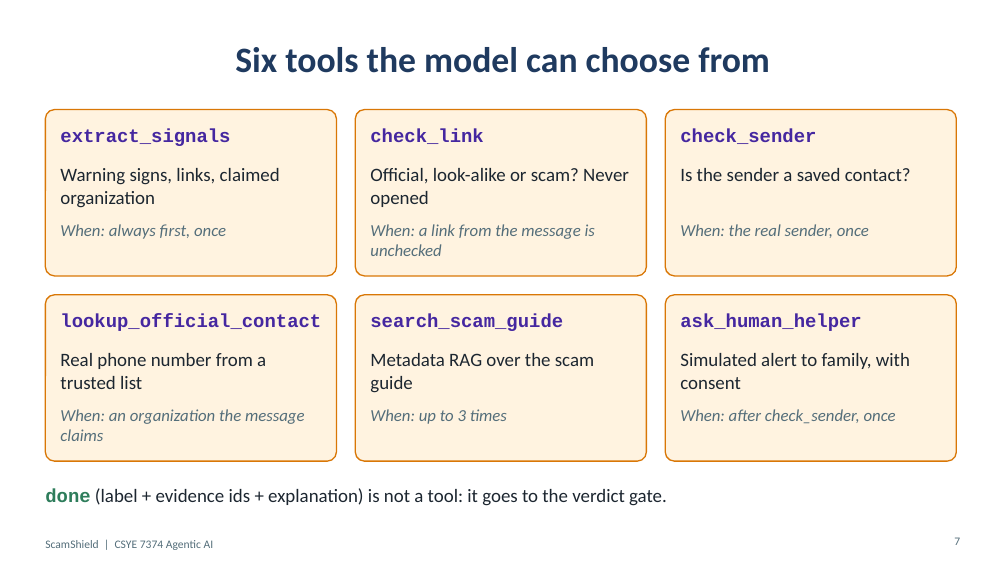
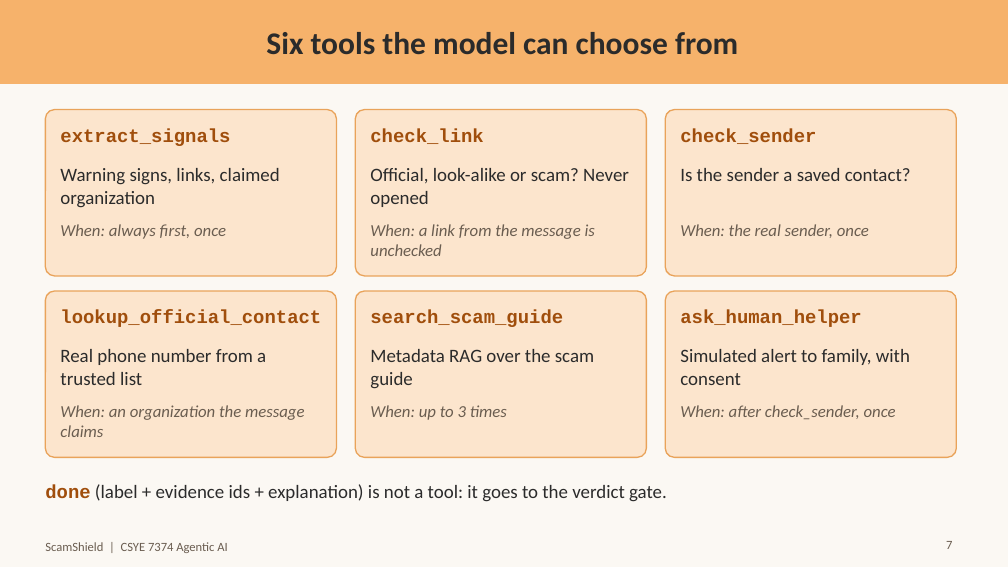
Before and after one commit to ARUNAS95/ScamShield, a slide deck: slide 7 of docs/ScamShield_Presentation.pptx. Drawn at 1008x567 pixels with LibreOffice and Linux fonts; fonts in the diff are those of the drawing. Boxes give left, top, right and bottom in pixels: in the first picture for what was removed or moved away, otherwise in the second. Text is boxed around its words. In the diff, an @@ line names an element or a change of style, - is before the commit and + after.

Commit message:
Restyle the deck: off-white and light orange; add the large blind test slide
Colors are named constants in build_pptx.js. The new slide reads
large_rules.txt and, once the live run exists, large_agent_rag_results.json.

```diff
--- a/docs/ScamShield_Presentation.pptx
+++ b/docs/ScamShield_Presentation.pptx
@@ background #FFFFFF to #FBF8F3 @@
@@ rectangle added at (0, 0, 1008, 83), fill #F6B26B, outline #F6B26B 1 pt @@
@@ title "Six tools the model can ...": place and size @@
-title "Six tools the model can ..." at (235, 47, 770, 73)
+title "Six tools the model can ..." at (266, 32, 738, 55)
@@ title "Six tools the model can ..." at (266, 32, 738, 55): size 34 to 30 pt, text colour #1F3A5F to #2B2B2B @@
@@ fill #FFF3E0 to #FCE5CD; outline #D97706 1.25 pt to #E9A35A 1.25 pt in 6 elements at (45, 110, 337, 276), (355, 110, 647, 276), (665, 110, 957, 276), (45, 291, 337, 457), (355, 291, 647, 457), (665, 291, 957, 457) @@
@@ 3 rounded rectangles: place and size @@
-3 rounded rectangles at (45, 295, 957, 461)
+3 rounded rectangles at (45, 291, 957, 457)
@@ text colour #4527A0 to #A04E0C in 6 elements at (60, 128, 230, 146), (370, 128, 483, 144), (680, 128, 816, 144), (60, 310, 321, 327), (370, 310, 563, 327), (680, 310, 861, 327) @@
@@ text colour #1C2630 to #2B2B2B in 6 elements at (60, 168, 280, 208), (370, 168, 629, 207), (680, 168, 911, 181), (60, 349, 266, 385), (370, 349, 594, 389), (680, 349, 910, 385) @@
@@ text colour #546E7A to #6A5D50 in 6 elements at (60, 224, 226, 239), (370, 224, 595, 256), (680, 224, 869, 238), (60, 405, 304, 437), (370, 405, 507, 420), (680, 405, 896, 419) @@
@@ text "done (label + evidence ids ..." at (45, 484, 667, 502): text colour #2E7D5B to #A04E0C in "done"; text colour #1C2630 to #2B2B2B @@
@@ text "ScamShield | CSYE 7374 Agentic ..." at (45, 542, 227, 553): size 11 to 12 pt, text colour #546E7A to #6A5D50 @@
@@ page number: place and size @@
-page number at (954, 537, 960, 545)
+page number at (946, 541, 952, 549)
@@ page number at (946, 541, 952, 549): size 11 to 12 pt, text colour #546E7A to #6A5D50 @@
```
Also in this commit, not shown: 12 other slides changed, 1 slide added, 3 other files.
